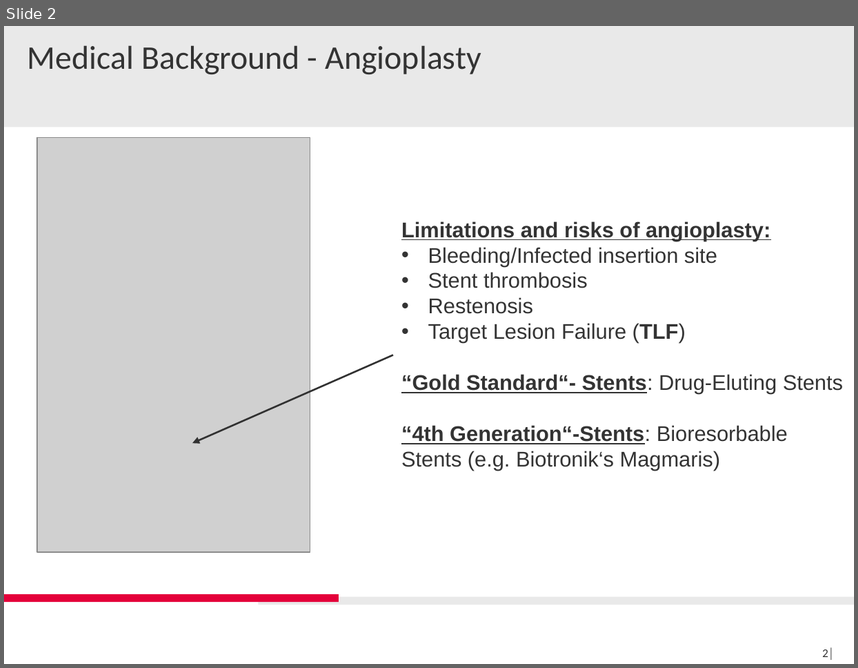
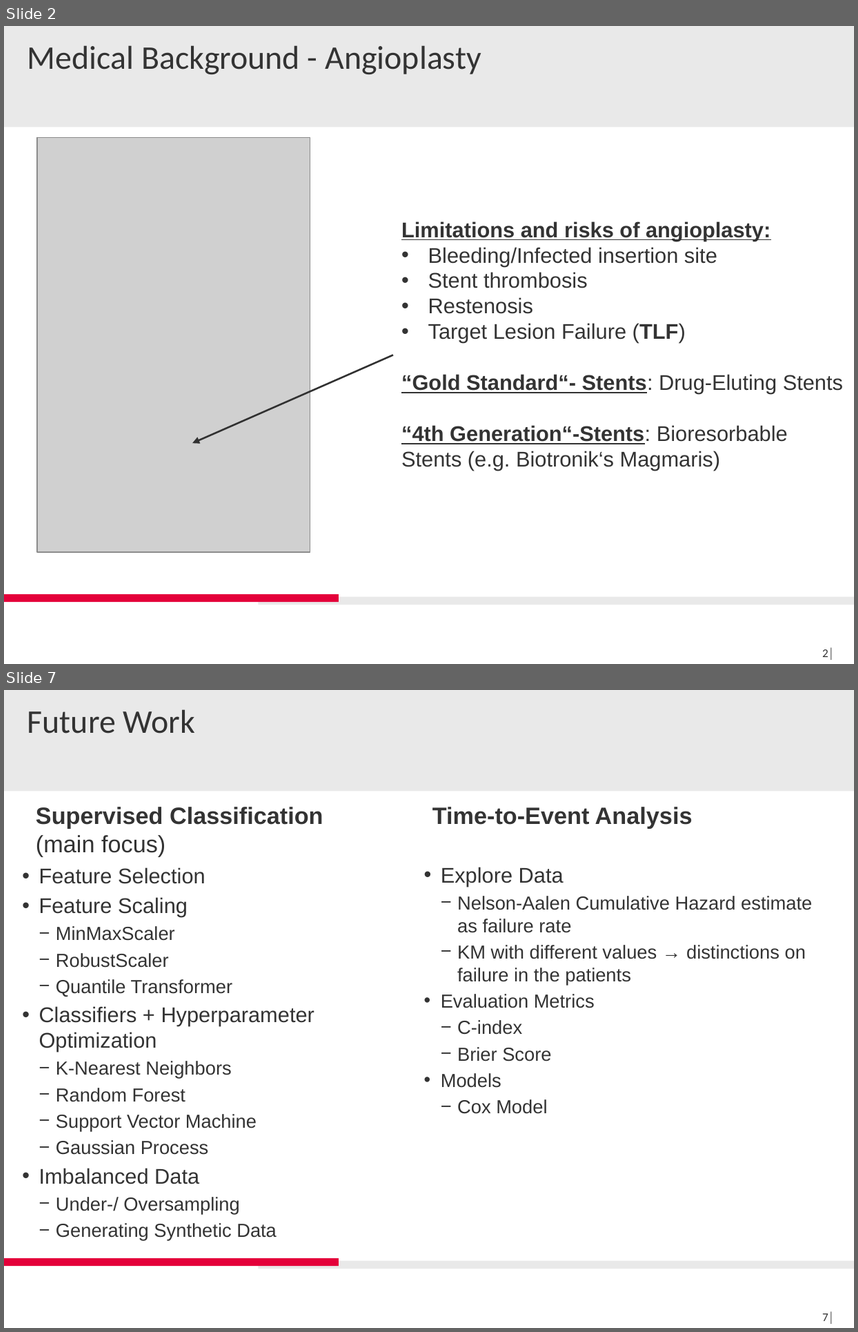
Before and after one commit to IceQueen1996/Masterarbeit, a slide deck: presentations/GroupDay_Introduction_Elly.pptx. Shown one above the other, each under a label of ours: slide 2 before the commit, slides 2 and 7 after it; the slides between them are not shown. The pictures are 858x668 and 858x1332 pixels, drawn with LibreOffice and Linux fonts; fonts in the diff are those of the drawing; grey boxes stand for pictures; background and template pictures are left out. Boxes give left, top, right and bottom in pixels: in the first picture for what was removed or moved away, otherwise in the second. Text is boxed around its words. In the diff, an @@ line names an element or a change of style, - is before the commit and + after.

```diff
--- a/presentations/GroupDay_Introduction_Elly.pptx
+++ b/presentations/GroupDay_Introduction_Elly.pptx
@@ slide 7 added at [4, 690, 854, 1328], background #FFFFFF; not listed: 3 template elements that a slide beside it also shows @@
@@ title added at [27, 709, 195, 733], 28 pt, text #333333 @@
+Future Work
@@ text added at [36, 807, 323, 857], 20 pt, text #333333, bold @@
+Supervised Classification
+(main focus)
@@ text added at [432, 807, 693, 829], 20 pt, text #333333, bold @@
+Time-to-Event Analysis
@@ text added at [39, 867, 314, 1241], 16 pt, text #333333 @@
+• Feature Selection
+• Feature Scaling
+  − MinMaxScaler
+  − RobustScaler
+  − Quantile Transformer
+• Classifiers + Hyperparameter Optimization
+  − K-Nearest Neighbors
+  − Random Forest
+  − Support Vector Machine
+  − Gaussian Process
+• Imbalanced Data
+  − Under-/ Oversampling
+  − Generating Synthetic Data
@@ text added at [441, 867, 812, 1114], 16 pt, text #333333 @@
+• Explore Data
+  − Nelson-Aalen Cumulative Hazard estimate as failure rate
+  − KM with different values → distinctions on failure in the patients
+• Evaluation Metrics
+  − C-index
+  − Brier Score
+• Models
+  − Cox Model
@@ page number added at [822, 1311, 834, 1323], 10 pt, text #333333 @@
+7│
```
Also in this commit, not shown: 3 slides changed, 1 other slide added, 1 slide removed.
